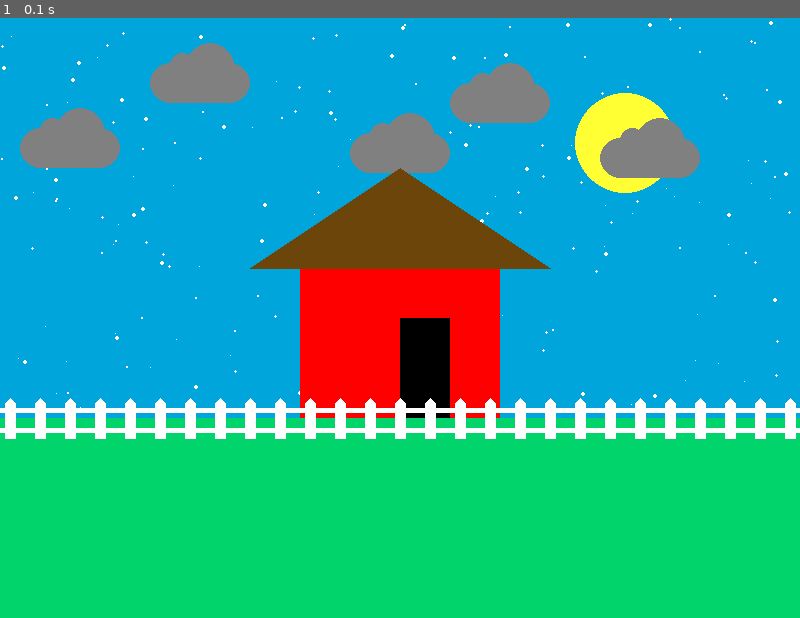
Above: before the commit, frame 1.
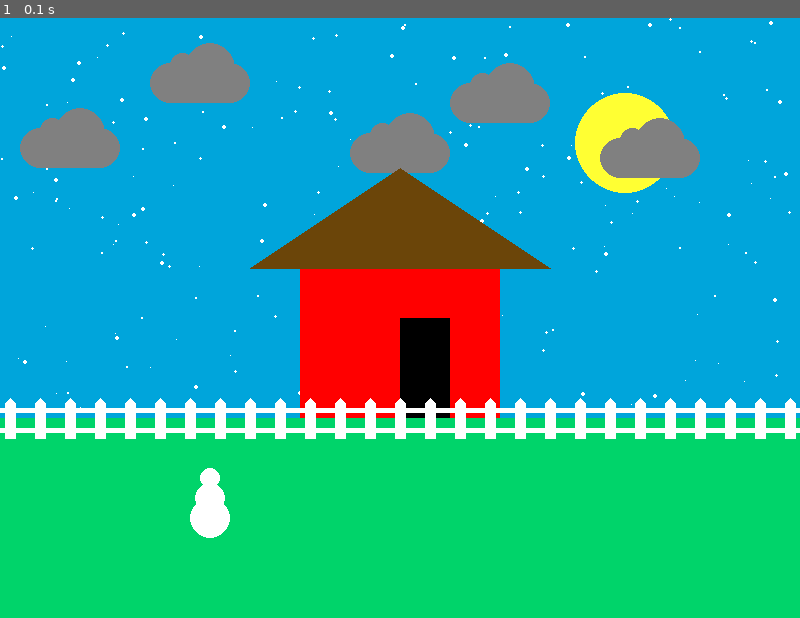
Above: after the commit, the same moment.

Repository: Chasinggoodgrades/pygame
Game: pygame game, started from pygame/pygame project.py
Same seed, same stepped clock (60 frames per second), same inputs: the game is played once before the commit and once after it.
Inputs:
- Up to frame 1 (0.1 s): no input

The runs differ from the first frame. In frame 1, 0.4% of the frame differs, in the area x 23-29%, y 75-87%.

Commit message:
Add files via upload

Diff:
--- a/pygame/pygame project.py
+++ b/pygame/pygame project.py
@@ -48,6 +48,11 @@
     pygame.draw.ellipse(screen, GREY, [x + 20, y + 10, 25, 25])
     pygame.draw.ellipse(screen, GREY, [x + 35, y, 50, 50])
     pygame.draw.rect(screen, GREY, [x + 20, y + 20, 60, 40])
+
+def snowman(x, y):
+    pygame.draw.ellipse(screen, WHITE, [x, y, 20, 20])
+    pygame.draw.ellipse(screen, WHITE, [x - 5, y + 15, 30, 30])
+    pygame.draw.ellipse(screen, WHITE, [x - 10, y + 30, 40, 40])
 
 
 
@@ -103,6 +108,7 @@
     pygame.draw.rect(screen,WHITE, [0, y+30, 800, 5])
 
     '''snowman'''
+    snowman(200, 450)
 
 
     # Update screen
